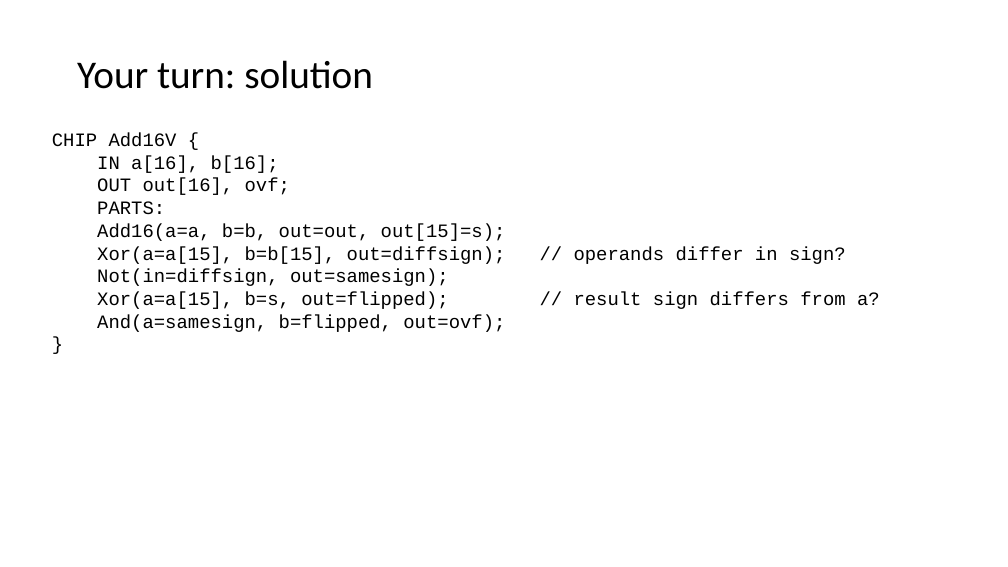
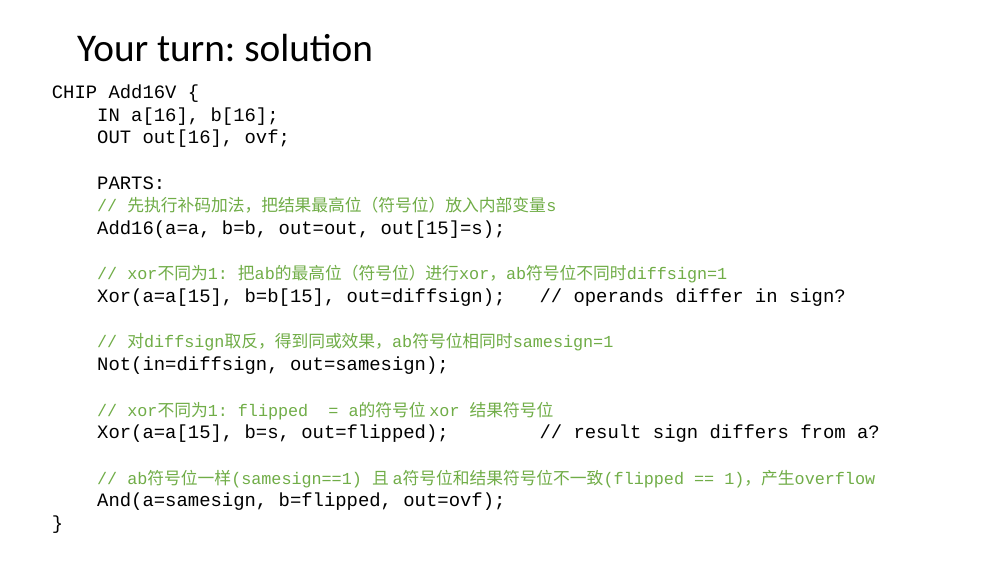
Before and after one commit to vcboy1/Leeds, a slide deck: slide 24 of 26fall/1860/Lecture/Week1.7/Lec_1.7.1_Adders_and_the_ALU.pptx. Drawn at 1008x567 pixels with LibreOffice and Linux fonts; fonts in the diff are those of the drawing. Boxes give left, top, right and bottom in pixels: in the first picture for what was removed or moved away, otherwise in the second. Text is boxed around its words. In the diff, an @@ line names an element or a change of style, - is before the commit and + after.

```diff
--- a/26fall/1860/Lecture/Week1.7/Lec_1.7.1_Adders_and_the_ALU.pptx
+++ b/26fall/1860/Lecture/Week1.7/Lec_1.7.1_Adders_and_the_ALU.pptx
@@ text "Your turn: solution": place and size @@
-text "Your turn: solution" at box(77, 60, 373, 89)
+text "Your turn: solution" at box(77, 33, 373, 62)
@@ text "CHIP Add16V {": place and size @@
-text "CHIP Add16V {" at box(52, 133, 506, 332)
+text "CHIP Add16V {" at box(52, 85, 880, 510)
@@ text at box(127, 197, 556, 213): paragraph added @@
+// 先执行补码加法，把结果最高位（符号位）放入内部变量s
@@ text at box(127, 265, 727, 283): paragraph added @@
+// xor不同为1: 把ab的最高位（符号位）进行xor，ab符号位不同时diffsign=1
@@ text at box(127, 333, 613, 351): paragraph added @@
+// 对diffsign取反，得到同或效果，ab符号位相同时samesign=1
@@ text at box(127, 402, 554, 420): paragraph added @@
+// xor不同为1: flipped = a的符号位 xor 结果符号位
@@ text at box(127, 471, 875, 488): paragraph added @@
+// ab符号位一样(samesign==1) 且 a符号位和结果符号位不一致(flipped == 1)，产生overflow
```
Also in this commit, not shown: 11 other slides changed, 30 other files.
